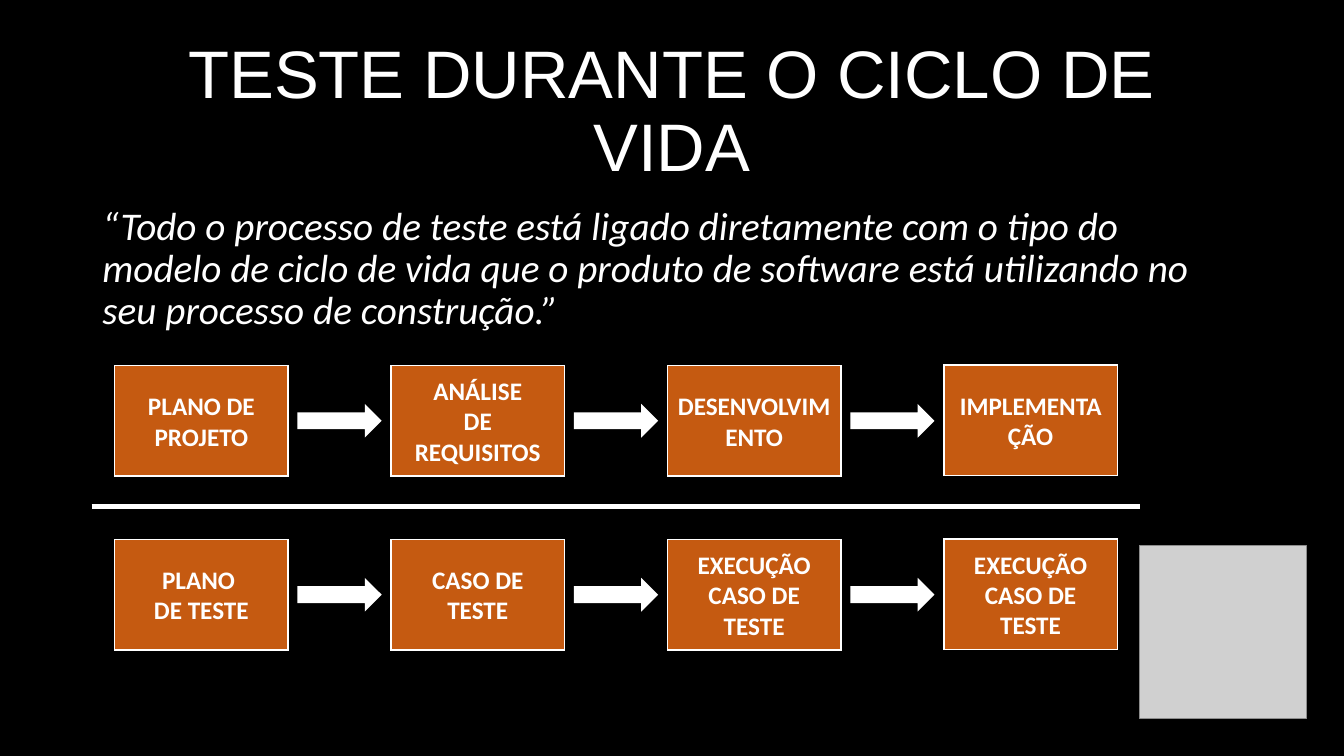
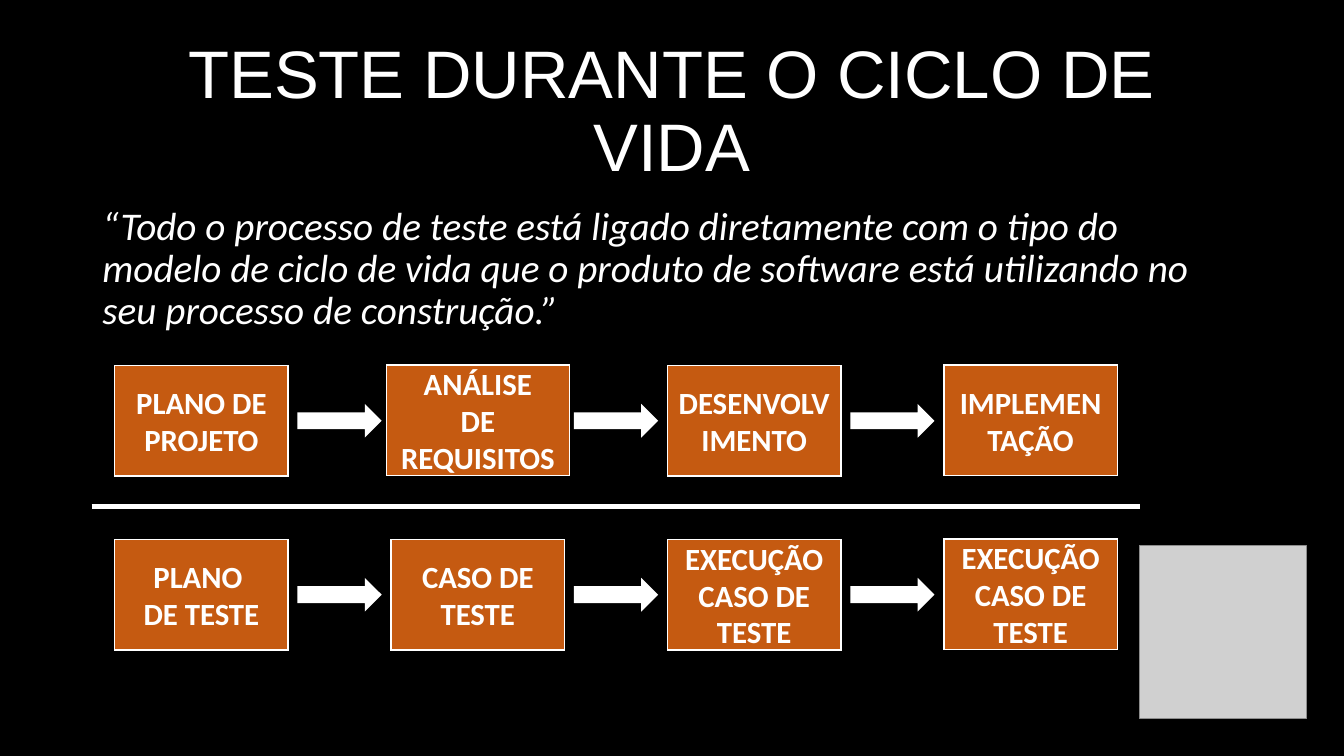
Before and after one commit to matheusclaudino/test-software, a slide deck: slide 45 of apresentacao/Apresentação - Teste de Software.pptx (slide 36 before the commit). Drawn at 1344x756 pixels with LibreOffice and Linux fonts; fonts in the diff are those of the drawing; grey boxes stand for pictures. Boxes give left, top, right and bottom in pixels: in the first picture for what was removed or moved away, otherwise in the second. Text is boxed around its words. In the diff, an @@ line names an element or a change of style, - is before the commit and + after.

```diff
--- a/apresentacao/Apresentação - Teste de Software.pptx
+++ b/apresentacao/Apresentação - Teste de Software.pptx
@@ size 18 to 22 pt in 8 elements at <box>115,539,288,650</box>, <box>391,539,565,650</box>, <box>944,539,1117,650</box>, <box>667,539,841,650</box>, <box>115,366,288,477</box>, <box>944,365,1117,476</box>, <box>667,366,841,477</box>, <box>386,365,569,476</box> @@
@@ rectangle "ANÁLISE": place and size @@
-rectangle "ANÁLISE" at <box>391,366,565,477</box>
+rectangle "ANÁLISE" at <box>386,365,569,476</box>
```
Also in this commit, not shown: 22 other slides changed, 10 slides added, 3 other files.
